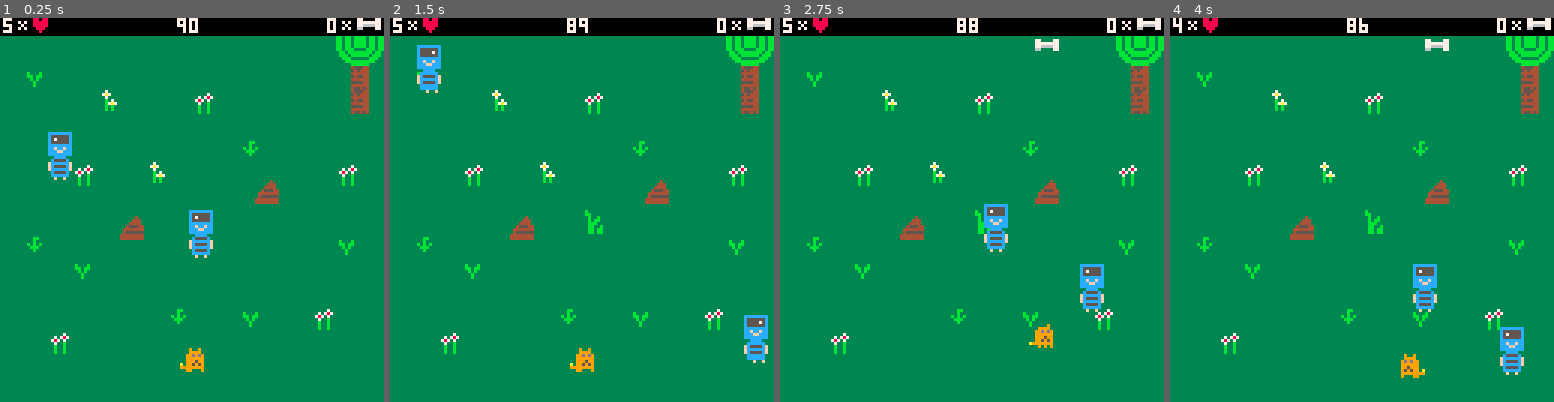
Above: before the commit, frames 1-4 (left to right).
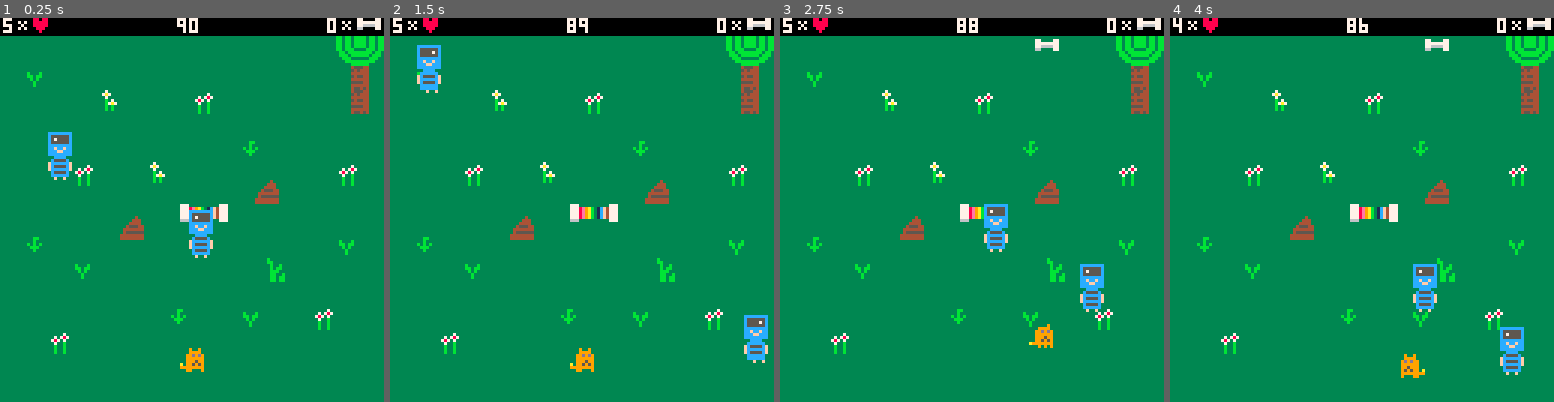
Above: after the commit, the same moments.

Repository: CornflakesOnGit/bonk-thief-horror
Game: PICO-8 cartridge bonk.p8
The game is run twice, just before and just after one commit, with the same random seed, the same clock (stepped at 60 frames per second) and the same inputs.
Inputs:
- Up to frame 1 (0.25 s): no input
- Up to frame 2 (1.5 s): no input
- Up to frame 3 (2.75 s): hold Right 1.6-2.1 s; hold Up 2.15-2.42 s; hold Right from 2.47 s (still down)
- Up to frame 4 (4 s): release Right at 3.03 s; hold Left 3.08-3.58 s; hold Down 3.63-3.97 s

The runs differ from the first frame. In frame 1, 0.4% of the frame differs, in the area x 46-75%, y 48-69%; in frame 2, 0.7%; in frame 3, 0.4%; in frame 4, 0.7%.

Commit message:
implemented super_bonk and super_bone
bone can be collected, turning bonk into super_bonk. bonk and super_bone are moved off-screen and controls now control super_bonk

Diff:
--- a/bonk.p8
+++ b/bonk.p8
@@ -72,9 +72,9 @@
 4040404040404040404043404040404000000000000000000000000000000000000000000000000000000000000000000000000000000000000000000000000000000000000000000000000000000000000000000000000000000000000000000000000000000000000000000000000000000000000000000000000000000000
 4040405040405940404040404040504000000000000000000000000000000000000000000000000000000000000000000000000000000000000000000000000000000000000000000000000000000000000000000000000000000000000000000000000000000000000000000000000000000000000000000000000000000000
 4040404040404040404040404040404000000000000000000000000000000000000000000000000000000000000000000000000000000000000000000000000000000000000000000000000000000000000000000000000000000000000000000000000000000000000000000000000000000000000000000000000000000000
-4040404040404040614040404040404000000000000000000000000000000000000000000000000000000000000000000000000000000000000000000000000000000000000000000000000000000000000000000000000000000000000000000000000000000000000000000000000000000000000000000000000000000000
+4040404040404040404040404040404000000000000000000000000000000000000000000000000000000000000000000000000000000000000000000000000000000000000000000000000000000000000000000000000000000000000000000000000000000000000000000000000000000000000000000000000000000000
 4043404040404040404040404040444000000000000000000000000000000000000000000000000000000000000000000000000000000000000000000000000000000000000000000000000000000000000000000000000000000000000000000000000000000000000000000000000000000000000000000000000000000000
-4040404440404040404040404040404000000000000000000000000000000000000000000000000000000000000000000000000000000000000000000000000000000000000000000000000000000000000000000000000000000000000000000000000000000000000000000000000000000000000000000000000000000000
+4040404440404040404040614040404000000000000000000000000000000000000000000000000000000000000000000000000000000000000000000000000000000000000000000000000000000000000000000000000000000000000000000000000000000000000000000000000000000000000000000000000000000000
 4040404040404040404040404040404000000000000000000000000000000000000000000000000000000000000000000000000000000000000000000000000000000000000000000000000000000000000000000000000000000000000000000000000000000000000000000000000000000000000000000000000000000000
 4040404040404043404044404050404000000000000000000000000000000000000000000000000000000000000000000000000000000000000000000000000000000000000000000000000000000000000000000000000000000000000000000000000000000000000000000000000000000000000000000000000000000000
 4040504040404040404040404040404000000000000000000000000000000000000000000000000000000000000000000000000000000000000000000000000000000000000000000000000000000000000000000000000000000000000000000000000000000000000000000000000000000000000000000000000000000000
--- a/bonk_code.lua
+++ b/bonk_code.lua
@@ -12,6 +12,10 @@
     time_left = 91
 
     poop_announcement = 0
+
+    stolen_bones = 10
+    transformation_in_progress = false
+    super_bonk_active = false
 
 -- for flashing text
     poop_flash_timer = 0
@@ -39,6 +43,34 @@
     speed = 1,
     flip = false,
 }
+
+super_bonk = {
+    pos = {x = 200, y = 200}, -- super_bonk starts off offscreen
+    sprites = {
+        head = { -- Head sprite data for different frames
+            {id = 3, width = 8, height = 8},
+            {id = 10, width = 8, height = 8},
+        },
+        torso = {id = 19, width = 8, height = 8},
+        club = {id = 20, width = 8, height = 8},
+        legs = { -- Legs sprite data for different frames
+            {id = 35, width = 8, height = 8}, -- Frame 1
+            {id = 18, width = 8, height = 8}, -- Frame 2
+            {id = 34, width = 8, height = 8}, -- Frame 3
+        }
+
+    },
+    current_legs_frame = 1, -- Current frame for the limb animation
+    current_head_frame = 1, -- Current frame for the head animation
+    width = 8,
+    height = 24,
+    currentFrame = 1,
+    anim_counter = 0,
+    anim_speed = 5,
+    speed = 3,
+    flip = false,
+}
+
 
 
 thief1 = {
@@ -78,6 +110,22 @@
     spawn_interval = 70, --this number refers to frames that have been drawn
 }
 
+super_bone = {
+            pos = {x = 140, y = 140},
+            width = 16,
+            height = 6,
+            spawned = false,
+            collected = false,
+            sprites = {
+                {40, 41},
+                {56, 57},
+            },
+            currentFrame = 1,
+            anim_counter = 0,
+            anim_speed = 20, --every 20 frames the animation updates to next frame
+
+}
+
 poop1 = {
     pos = {x = 40, y = flr(rnd(91) + 20)}, -- Initial position of poop
     width = 8,
@@ -95,7 +143,7 @@
 
 
 -- Function for drawing bonk {#c81}
-function drawBonk()
+function draw_bonk()
     if bonk.flip then
         spr(bonk.sprites[bonk.currentFrame], bonk.pos.x, bonk.pos.y, 1, 1, true, false)
     else
@@ -103,44 +151,122 @@
     end
 end
 
+function draw_super_bonk()
+
+    -- Draw torso
+    if super_bonk.flip == false then
+        spr(super_bonk.sprites.torso.id, super_bonk.pos.x, super_bonk.pos.y + super_bonk.sprites.head[1].height, 1, 1, false, false)
+    else
+        spr(super_bonk.sprites.torso.id, super_bonk.pos.x, super_bonk.pos.y + super_bonk.sprites.head[1].height, 1, 1, true, false)
+    end
+
+    -- Draw club (the position does not change, only what's drawn)
+    if super_bonk.flip == false then
+       spr(super_bonk.sprites.club.id, super_bonk.pos.x + super_bonk.sprites.head[1].width, super_bonk.pos.y + super_bonk.sprites.head[1].height, 1, 1, false, false)
+    else
+        spr(super_bonk.sprites.club.id, super_bonk.pos.x - super_bonk.sprites.head[1].width, super_bonk.pos.y + super_bonk.sprites.head[1].height, 1, 1, true, false)
+    end
+
+    -- Find current legs frame
+    current_legs = super_bonk.sprites.legs[super_bonk.current_legs_frame]
+
+    if super_bonk.flip == false then
+        spr(super_bonk.sprites.legs[super_bonk.current_legs_frame].id, super_bonk.pos.x, super_bonk.pos.y + super_bonk.sprites.head[1].height + super_bonk.sprites.torso.height, 1, 1, false, false) -- Draw legs
+    else
+        spr(super_bonk.sprites.legs[super_bonk.current_legs_frame].id, super_bonk.pos.x, super_bonk.pos.y + super_bonk.sprites.head[1].height + super_bonk.sprites.torso.height, 1, 1, true, false) -- Draw legs flipped
+    end
+
+    -- Find current head frame
+    current_head = super_bonk.sprites.head[super_bonk.current_head_frame]
+
+    -- Draw head
+    if super_bonk.flip == false then
+        spr(super_bonk.sprites.head[super_bonk.current_head_frame].id, super_bonk.pos.x, super_bonk.pos.y, 1, 1, false, false) -- Draw head
+    else
+        spr(super_bonk.sprites.head[super_bonk.current_head_frame].id, super_bonk.pos.x, super_bonk.pos.y, 1, 1, true, false) -- Draw head flipped
+    end
+end
+
 -- movement and animation updates {#c81}
 function bonk_movement()
-    p_moved = false
-    if btn(0) then
-        bonk.pos.x = bonk.pos.x - bonk.speed
-        bonk.flip = true
-        p_moved = true
-        bonk.anim_counter = bonk.anim_counter + 1
-    end
-    if btn(1) then
-        bonk.pos.x = bonk.pos.x + bonk.speed
-        bonk.flip = false
-        p_moved = true
-        bonk.anim_counter = bonk.anim_counter + 1
-    end
-    if btn(2) then
-        bonk.pos.y = bonk.pos.y - bonk.speed
-        p_moved = true
-        bonk.anim_counter = bonk.anim_counter + 1
-    end
-    if btn(3) then
-        bonk.pos.y = bonk.pos.y + bonk.speed
-        p_moved = true
-        bonk.anim_counter = bonk.anim_counter + 1
-    end
-    if p_moved then
-        if bonk.anim_counter >= 5 then
-            bonk_animation()
-            bonk.anim_counter = 0
-        end
-    end
-
-    -- respawning from other side {#c81}
-        if bonk.pos.x < -4 then bonk.pos.x = 124
-        elseif bonk.pos.x > 124 then bonk.pos.x = -4
-        elseif bonk.pos.y < 6 then bonk.pos.y = 124
-        elseif bonk.pos.y > 124 then bonk.pos.y = 6
-        end
+    if super_bonk_active == false then
+
+        p_moved = false
+        if btn(0) then
+            bonk.pos.x = bonk.pos.x - bonk.speed
+            bonk.flip = true
+            p_moved = true
+            bonk.anim_counter = bonk.anim_counter + 1
+        end
+        if btn(1) then
+            bonk.pos.x = bonk.pos.x + bonk.speed
+            bonk.flip = false
+            p_moved = true
+            bonk.anim_counter = bonk.anim_counter + 1
+        end
+        if btn(2) then
+            bonk.pos.y = bonk.pos.y - bonk.speed
+            p_moved = true
+            bonk.anim_counter = bonk.anim_counter + 1
+        end
+        if btn(3) then
+            bonk.pos.y = bonk.pos.y + bonk.speed
+            p_moved = true
+            bonk.anim_counter = bonk.anim_counter + 1
+        end
+        if p_moved then
+            if bonk.anim_counter >= 5 then
+                bonk_animation()
+                bonk.anim_counter = 0
+            end
+        end
+
+        -- respawning from other side {#c81}
+            if bonk.pos.x < -4 then bonk.pos.x = 124
+            elseif bonk.pos.x > 124 then bonk.pos.x = -4
+            elseif bonk.pos.y < 6 then bonk.pos.y = 124
+            elseif bonk.pos.y > 124 then bonk.pos.y = 6
+            end
+
+    else
+        p_moved = false
+        if btn(0) then
+            super_bonk.pos.x = super_bonk.pos.x - super_bonk.speed
+            super_bonk.flip = true
+            p_moved = true
+            super_bonk.anim_counter = super_bonk.anim_counter + 1
+        end
+        if btn(1) then
+            super_bonk.pos.x = super_bonk.pos.x + super_bonk.speed
+            super_bonk.flip = false
+            p_moved = true
+            super_bonk.anim_counter = super_bonk.anim_counter + 1
+        end
+        if btn(2) then
+            super_bonk.pos.y = super_bonk.pos.y - super_bonk.speed
+            p_moved = true
+            super_bonk.anim_counter = super_bonk.anim_counter + 1
+        end
+        if btn(3) then
+            super_bonk.pos.y = super_bonk.pos.y + super_bonk.speed
+            p_moved = true
+            super_bonk.anim_counter = super_bonk.anim_counter + 1
+        end
+        if p_moved then
+            if super_bonk.anim_counter >= 8 then
+                super_bonk_animation()
+                super_bonk.anim_counter = 0
+            end
+        end
+
+        -- respawning from other side {#c81}
+            if super_bonk.pos.x < -4 then super_bonk.pos.x = 124
+            elseif super_bonk.pos.x > 124 then super_bonk.pos.x = -4
+            elseif super_bonk.pos.y < 6 then super_bonk.pos.y = 124
+            elseif super_bonk.pos.y > 124 then super_bonk.pos.y = 6
+            end
+
+    end
 end
 
 -- Bonk change frame function {#c81,6}
@@ -151,6 +277,29 @@
         bonk.currentFrame = 0
     end
 end
+
+-- Super Bonk change frame function {#c81,6}
+function super_bonk_animation()
+
+    -- Check if it's time to update the frame
+    if super_bonk.anim_counter > super_bonk.anim_speed then
+        super_bonk.anim_counter = 0
+
+        -- Cycle through the leg and head frames
+        super_bonk.current_legs_frame = super_bonk.current_legs_frame + 1
+        super_bonk.current_head_frame = super_bonk.current_head_frame + 1
+
+        -- Reset to the first frame if it exceeds the number of frames
+        if super_bonk.current_legs_frame > #super_bonk.sprites.legs then
+            super_bonk.current_legs_frame = 1
+        end
+
+        if super_bonk.current_head_frame > #super_bonk.sprites.head then
+            super_bonk.current_head_frame = 1
+        end
+    end
+end
+
 
 -->8
 -- thief functions
@@ -310,6 +459,21 @@
     end
 end
 
+function draw_super_bone()
+    if super_bone.spawned == true and super_bone.collected == false then
+        if super_bone.currentFrame == 1 then
+            spr(40, super_bone.pos.x, super_bone.pos.y)
+            spr(41, super_bone.pos.x + 8, super_bone.pos.y)
+        elseif super_bone.currentFrame == 2 then
+            spr(56, super_bone.pos.x, super_bone.pos.y)
+            spr(57, super_bone.pos.x + 8, super_bone.pos.y)
+        end
+    elseif super_bone.spawned == true and super_bone.collected == true then
+        --empty condition, cause nothing should happen
+    end
+
+end
+
 -- Update bone animation {#fff}
 function bone_animation()
     for i = 1, #bones do
@@ -322,6 +486,22 @@
     end
 end
 
+
+-- Update super_bone animation {#fff}
+function super_bone_animation()
+        super_bone.anim_counter = super_bone.anim_counter + 1
+        if super_bone.anim_counter % super_bone.anim_speed == 0 then
+            super_bone.currentFrame = 3 - super_bone.currentFrame -- Toggle between 1 and 2 frames
+        end
+end
+
+function spawn_super_bone()
+    if stolen_bones == 10 then
+        super_bone.pos.x = 60
+        super_bone.pos.y = 62
+        super_bone.spawned = true
+    end
+end
 
 -->8
 -- poop
@@ -436,8 +616,6 @@
     end
 end
 
-
-
 function collision_bonk_thief2()
     if checkcollision(bonk, thief2) then
             sfx(03)
@@ -488,6 +666,20 @@
     end
 end
 
+function collision_bonk_super_bone()
+    if checkcollision(bonk, super_bone) then
+        sfx(04)
+        super_bone.pos.x = 140
+        super_bone.pos.y = 140
+        super_bonk_active = true
+        super_bonk.pos.x = bonk.pos.x
+        super_bonk.pos.y = bonk.pos.y
+        super_bone.collected = true
+        bonk.pos.x = 150
+        bonk.pos.y = 150
+    end
+end
+
 -- check collision between thieves and poop
 -- statt -1 könnte es ein random-wert sein, von -0,8 bis 1,2
 function collision_thief1_poop()
@@ -517,6 +709,7 @@
             if bones[i] and bones[i].active and checkcollision(thief1, bones[i]) then
                 sfx(02)
                 deli(bones, i)
+                stolen_bones = stolen_bones + 1
             end
         end
     end
@@ -528,6 +721,7 @@
             if bones[i] and bones[i].active and checkcollision(thief2, bones[i]) then
                 sfx(02)
                 deli(bones, i)
+                stolen_bones = stolen_bones + 1
             end
         end
     end
@@ -634,6 +828,8 @@
             thief2_animation()
 
             collision_bonk_bone()
+            collision_bonk_super_bone()
+
             collision_bonk_thief1()
             collision_bonk_thief2()
             collision_thief1_poop()
@@ -647,6 +843,9 @@
             spawn_new_bone()
             bone_animation()
 
+            spawn_super_bone()
+            super_bone_animation()
+
             poop_change()
             emergency_poop_jump()
 
@@ -670,9 +869,14 @@
     poop_announce()
 
     draw_bones()
-    if show_bonk == true then
-        drawBonk()
-    end
+    draw_super_bone()
+
+    if super_bonk_active == true then
+        draw_super_bonk()
+    elseif show_bonk == true then
+        draw_bonk()
+    end
+
     -- I'm calling this funciton here again to increase flashing speed
     invincibility_flash()
 
Not shown, changed: 29 lines of the sprite sheet (__gfx__) section of bonk.p8
